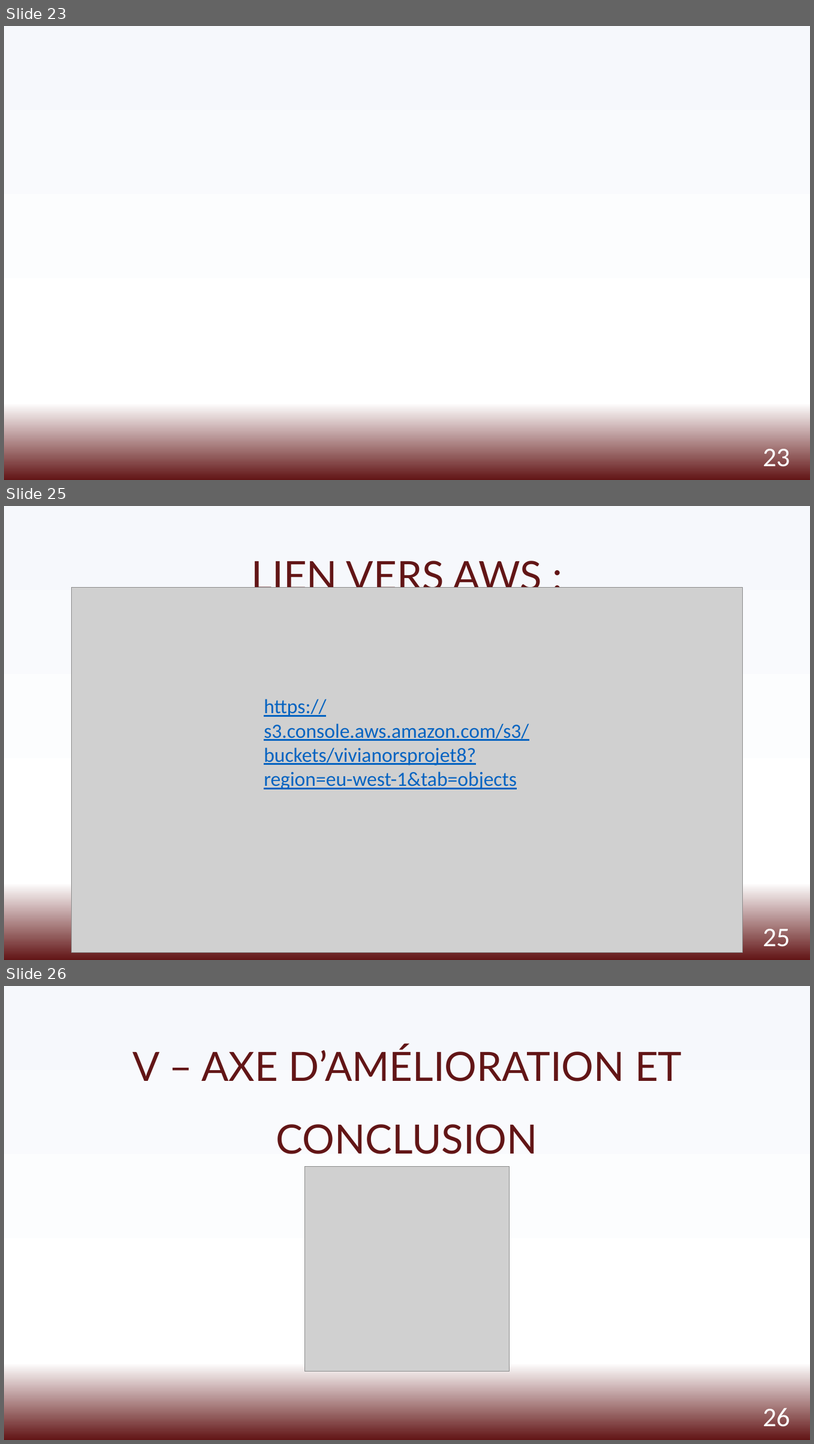
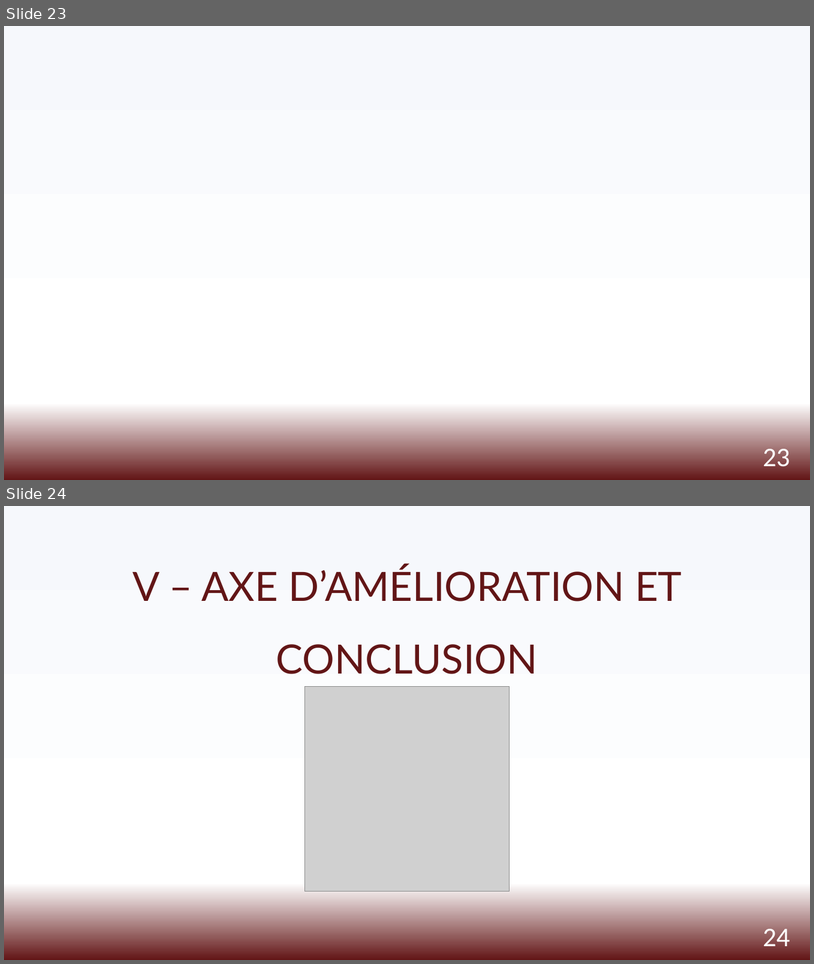
Before and after one commit to viviante79/Projet_8, a slide deck: Ors_Vivian_3_presentation_082022.pptx. Shown one above the other, each under a label of ours: slides 23, 25 and 26 before the commit, slides 23 and 24 after it; the slides between them are not shown. The pictures are 814x1444 and 814x964 pixels, drawn with LibreOffice and Linux fonts; fonts in the diff are those of the drawing; grey boxes stand for pictures; background and template pictures are left out. Boxes give left, top, right and bottom in pixels: in the first picture for what was removed or moved away, otherwise in the second. Text is boxed around its words. In the diff, an @@ line names an element or a change of style, - is before the commit and + after.

```diff
--- a/Ors_Vivian_3_presentation_082022.pptx
+++ b/Ors_Vivian_3_presentation_082022.pptx
@@ slide 25 removed at (4, 506, 810, 960), background gradient #F6F8FC to #FFFFFF to #621516 @@
@@ title removed at (252, 561, 542, 598) @@
-LIEN VERS AWS :
@@ picture removed at (72, 588, 743, 952) @@
@@ text removed at (264, 699, 529, 789) @@
-https://s3.console.aws.amazon.com/s3/buckets/vivianorsprojet8?region=eu-west-1&tab=objects
@@ page number removed at (763, 928, 790, 953) @@
-25
@@ what was slide 26 is now slide 24 @@
@@ page number at (763, 928, 790, 953): text changed @@
-26
+24
```
Also in this commit, not shown: 2 slides changed, 1 other slide removed.
